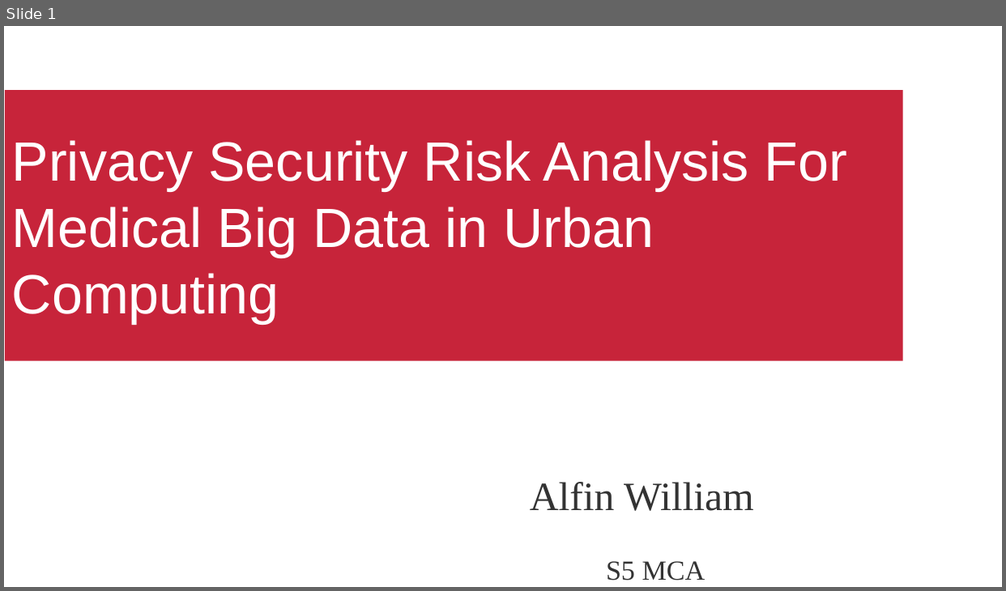
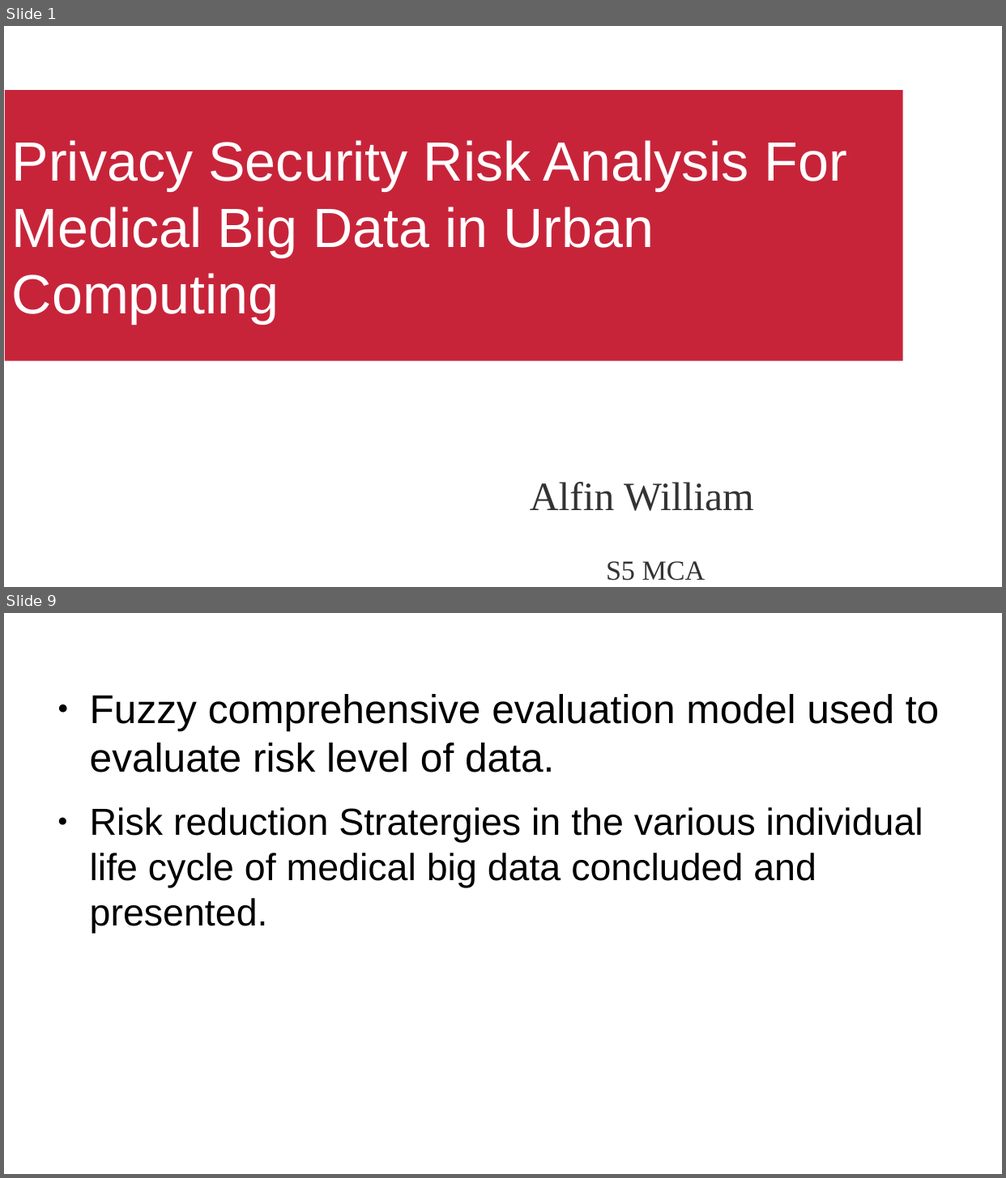
Before and after one commit to alfinwilliam/S5MCA_Seminar_Report, a slide deck: seminar.odp. Shown one above the other, each under a label of ours: slide 1 before the commit, slides 1 and 9 after it; the slides between them are not shown. The pictures are 1006x591 and 1006x1178 pixels, drawn with LibreOffice and Linux fonts; fonts in the diff are those of the drawing; background and template pictures are left out. Boxes give left, top, right and bottom in pixels: in the first picture for what was removed or moved away, otherwise in the second. Text is boxed around its words. In the diff, an @@ line names an element or a change of style, - is before the commit and + after.

```diff
--- a/seminar.odp
+++ b/seminar.odp
@@ slide 9 added at bbox=[4, 613, 1002, 1174], background #FFFFFF @@
@@ text added at bbox=[90, 694, 939, 933], 30 pt, text #000000 @@
+● Fuzzy comprehensive evaluation model used to evaluate risk level of data.
+● Risk reduction Stratergies in the various individual life cycle of medical big data concluded and presented.
@@ text added at bbox=[175, 1148, 408, 1174], 14 pt, text #FFFFFF @@
+<date/time>
@@ text added at bbox=[423, 1148, 739, 1174], 14 pt, text #FFFFFF @@
+<footer>
@@ page number added at bbox=[763, 1148, 995, 1174], 14 pt, text #FFFFFF @@
+9
```
Also in this commit, not shown: 7 other slides added, 4 slides removed.
